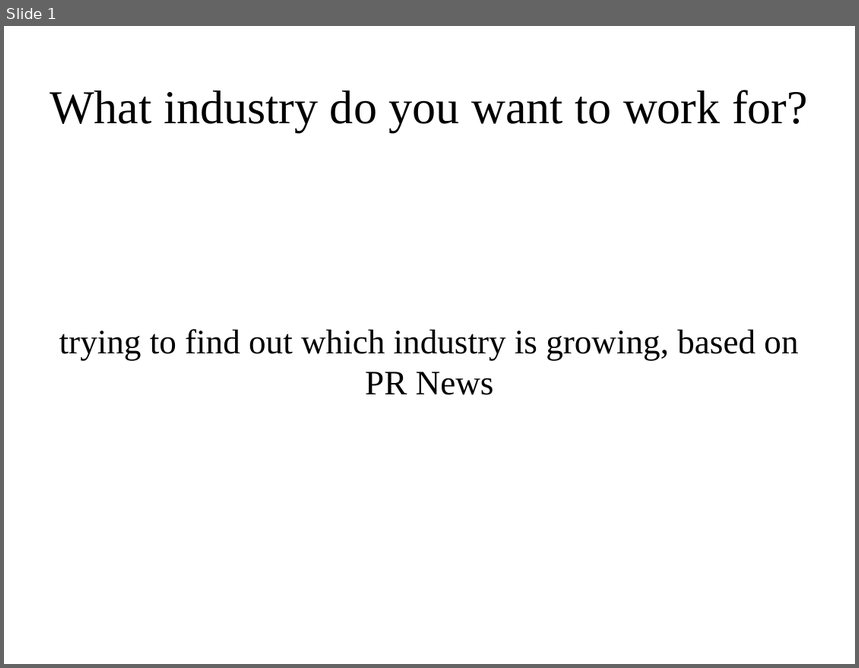
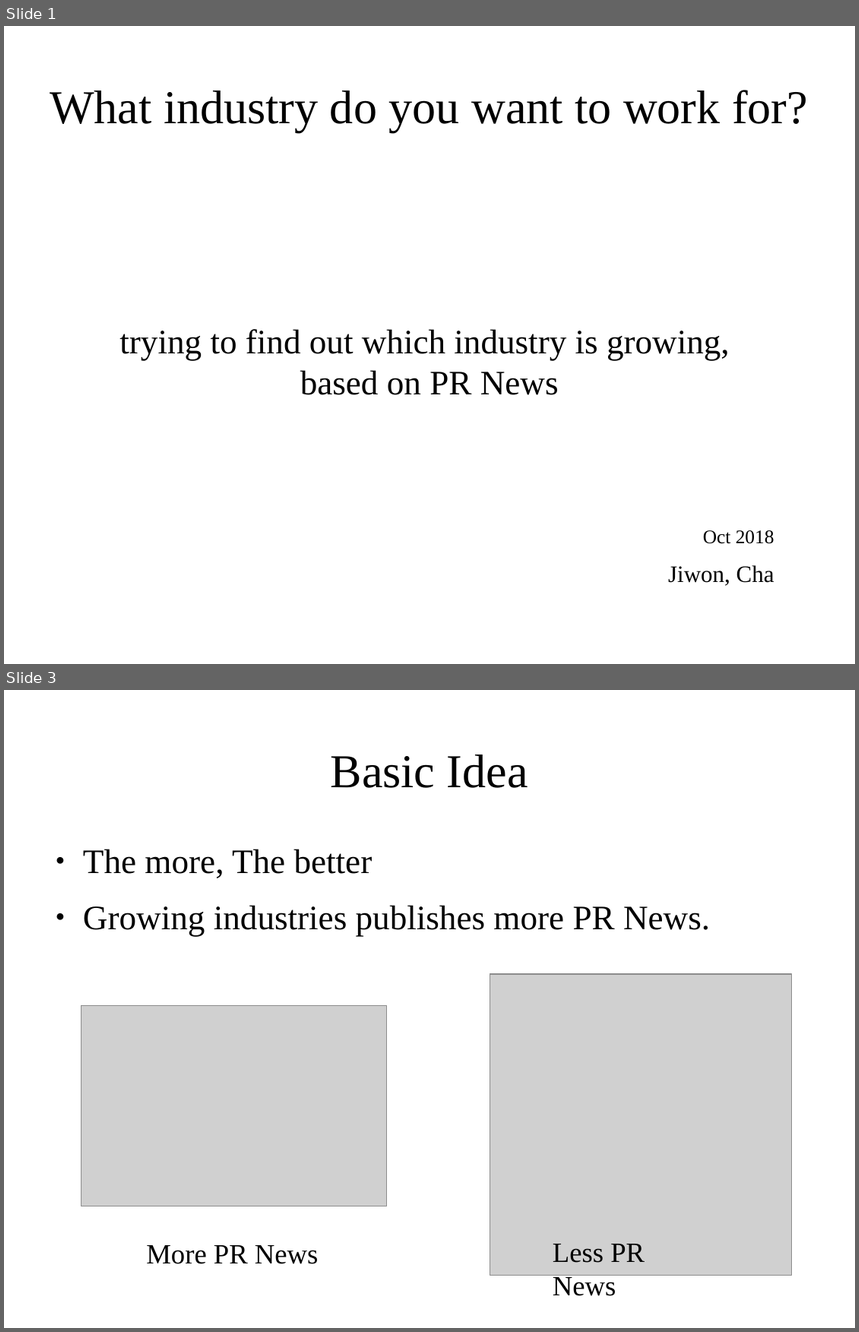
Before and after one commit to chazzy1/webscraping, a slide deck: documents/news_scraping.odp. Shown one above the other, each under a label of ours: slide 1 before the commit, slides 1 and 3 after it; the slides between them are not shown. The pictures are 859x668 and 859x1332 pixels, drawn with LibreOffice and Linux fonts; fonts in the diff are those of the drawing; grey boxes stand for pictures. Boxes give left, top, right and bottom in pixels: in the first picture for what was removed or moved away, otherwise in the second. Text is boxed around its words. In the diff, an @@ line names an element or a change of style, - is before the commit and + after.

```diff
--- a/documents/news_scraping.odp
+++ b/documents/news_scraping.odp
@@ slide 3 added at (4,690,855,1328), background #FFFFFF @@
@@ title added at (331,755,528,788), 44 pt, text #000000 @@
+Basic Idea
@@ text added at (83,849,710,937), 32 pt, text #000000 @@
+● The more, The better
+● Growing industries publishes more PR News.
@@ picture added at (490,974,793,1276) @@
@@ picture added at (82,1006,387,1207) @@
@@ text added at (146,1246,319,1265), 26 pt, text #000000 @@
+More PR News
@@ text added at (553,1244,645,1296), 26 pt, text #000000 @@
+Less PR News
@@ slide 1 changed as well @@
@@ subtitle at (120,329,730,395): text changed @@
-trying to find out which industry is growing, based on PR News
+trying to find out which industry is growing,
+based on PR News
@@ text added at (703,531,775,544), 18 pt, text #000000 @@
+Oct 2018
@@ text added at (668,566,775,586), 22 pt, text #000000 @@
+Jiwon, Cha
```
Also in this commit, not shown: 5 other slides changed, 8 other slides added, 3 slides removed, 7 other files.
